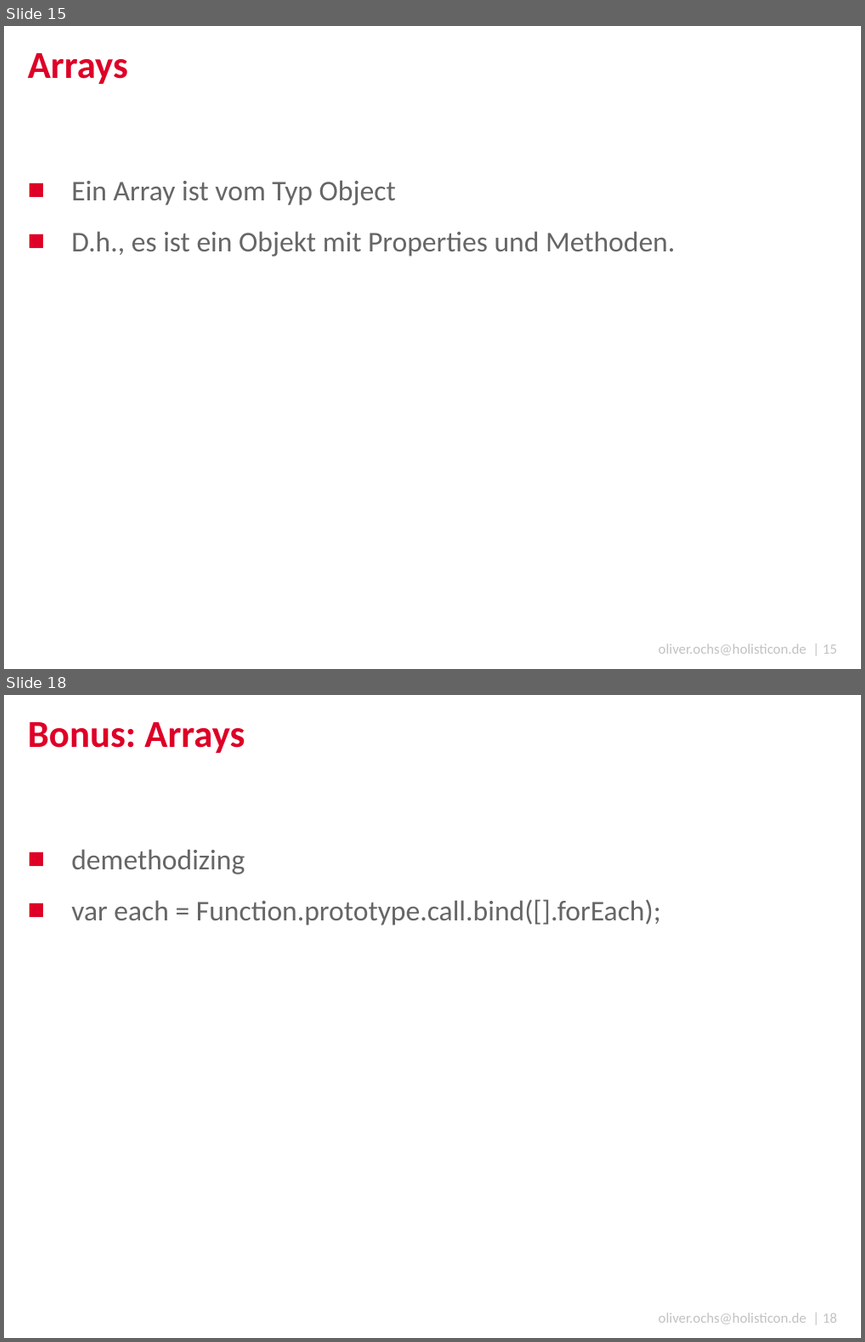
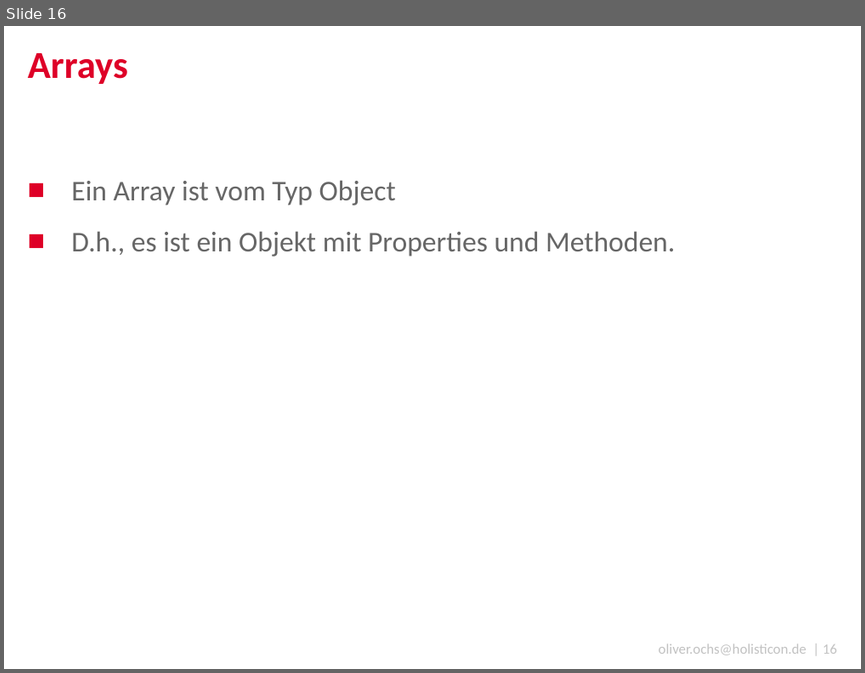
Before and after one commit to DJCordhose/serious-javascript, a slide deck: coding-sessions/code_talks.pptx. Shown one above the other, each under a label of ours: slides 15 and 18 before the commit, slide 16 after it; the slides between them are not shown. The pictures are 865x1342 and 865x673 pixels, drawn with LibreOffice and Linux fonts; fonts in the diff are those of the drawing; background and template pictures are left out. Boxes give left, top, right and bottom in pixels: in the first picture for what was removed or moved away, otherwise in the second. Text is boxed around its words. In the diff, an @@ line names an element or a change of style, - is before the commit and + after.

```diff
--- a/coding-sessions/code_talks.pptx
+++ b/coding-sessions/code_talks.pptx
@@ slide 18 removed at [4,695,861,1338], background #FFFFFF; not listed: 1 template element that a slide beside it also shows @@
@@ title removed at [28,722,245,753] @@
-Bonus: Arrays
@@ text removed at [71,849,661,925] @@
-■ demethodizing
-■ var each = Function.prototype.call.bind([].forEach);
@@ what was slide 15 is now slide 16 @@
@@ text at [658,643,837,655]: text changed @@
-oliver.ochs@holisticon.de | 15
+oliver.ochs@holisticon.de | 16
```
Also in this commit, not shown: 3 slides changed, 3 slides added, 8 other slides removed.
